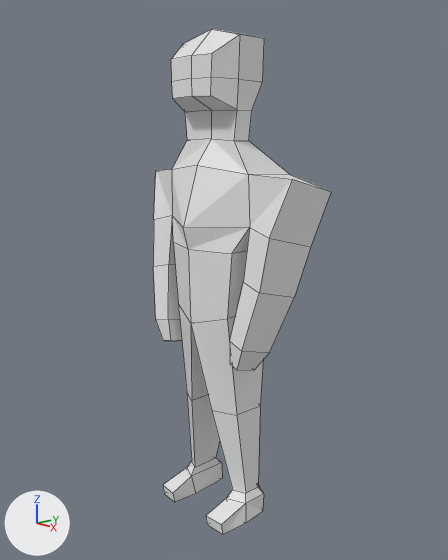
An edit to the Blender file blender_human/untitled.blend, drawn before and after from the same camera.
One viewpoint serves both versions: a 50 mm camera at (7.32, -6.74, 5.0) aimed at (1.08, -1.18, 3.1). Every picture has the same lights, and +X, +Y and +Z are marked at lower left. Mesh edges are drawn as thin lines.

Before the edit, the objects in view are built like this:
```python
me_cube = bpy.data.meshes.new('Cube')
me_cube.from_pydata(...)  # 73 vertices, 63 faces; spans x -1.38..0.0, y -0.65..0.6, z -3.86..2.75
me_cube.materials.append(mat_material)  # white #e7e7e7
ob_cube = bpy.data.objects.new('Cube', me_cube)
ob_cube.location = (1.02, -1.17, 3.58)
_m = ob_cube.modifiers.new('Mirror', 'MIRROR')
_m.use_clip = True
```
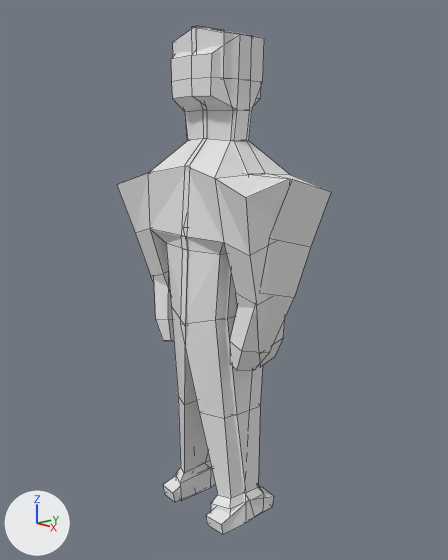
Location of each change, [x1, y1, x2, y2] in pixels of the pictures (448 x 560 px):
'Cube', reshaped (20% wider): before [153, 29, 331, 535]; after [117, 26, 331, 535]
part 1 of me_cube, added: after [117, 26, 290, 517]

Diff of the bpy script that builds the scene:
```diff
--- a/blender_human/untitled.blend.py
+++ b/blender_human/untitled.blend.py
@@ me_cube @@
 me_cube.from_pydata(...)  # 73 vertices, 63 faces; spans x -1.38..0.0, y -0.65..0.6, z -3.86..2.75
 # used by ob_cube; location = (1.02, -1.17, 3.58)
+# me_cube part 1: the loose piece of 73 vertices spanning x -1.38..0.0, y -0.65..0.6, z -3.86..2.75 is copied, and the copy is turned 177.2 degrees about the z axis through its middle, then moved by (1.35, -0.12, 0.0); it spans x -0.06..1.33, y -0.8..0.52, z -3.86..2.76
 me_cube.materials.append(mat_material)
```
